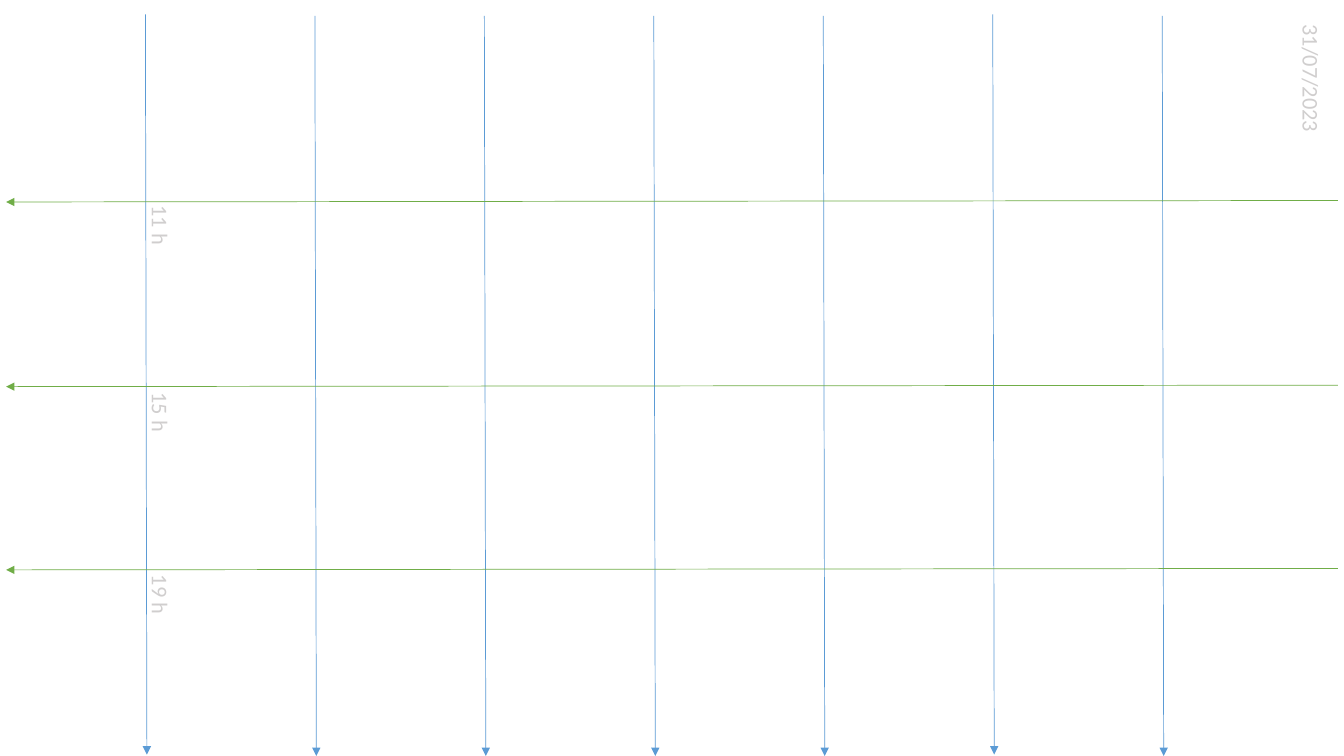
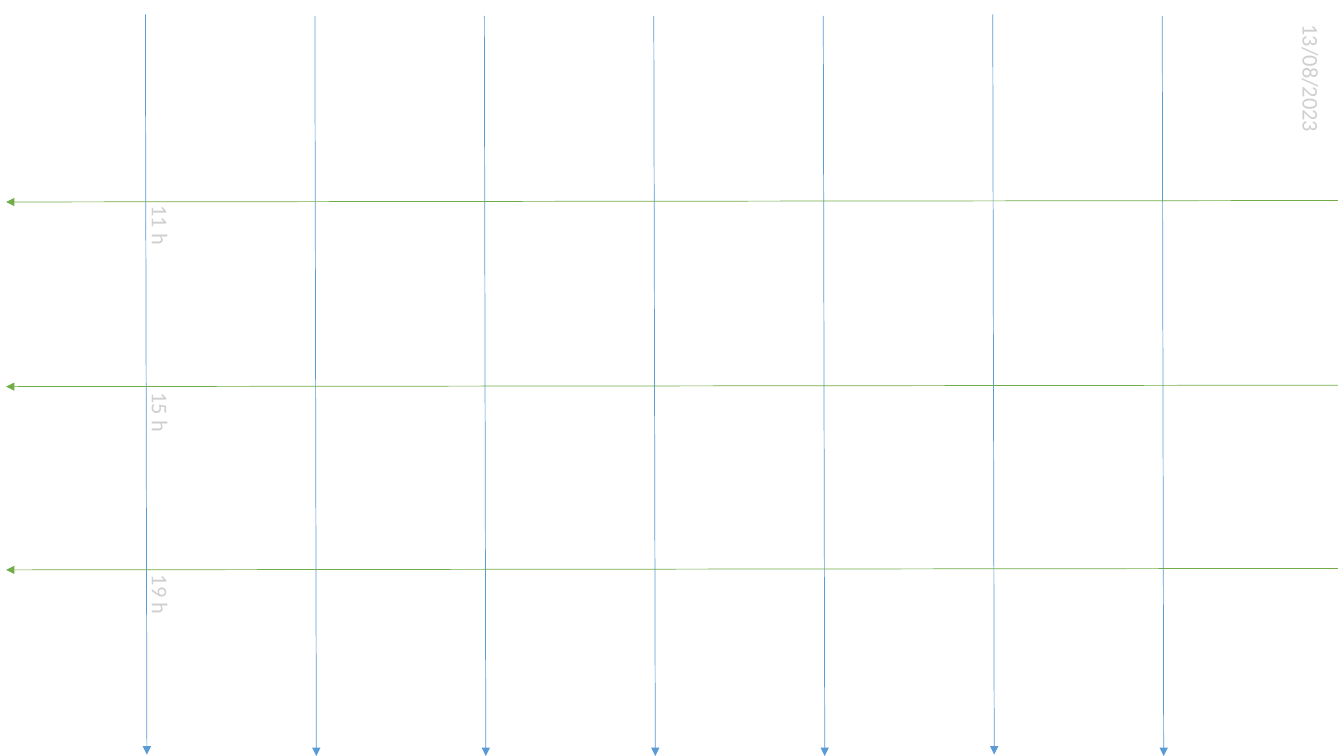
Before and after one commit to MUnilink/cubos, a slide deck: slide 1 of tempimento.pptx. Drawn at 1344x756 pixels with LibreOffice and Linux fonts; fonts in the diff are those of the drawing. Boxes give left, top, right and bottom in pixels: in the first picture for what was removed or moved away, otherwise in the second. Text is boxed around its words. In the diff, an @@ line names an element or a change of style, - is before the commit and + after.

```diff
--- a/tempimento.pptx
+++ b/tempimento.pptx
@@ text at box(1297, 37, 1324, 129): text changed @@
-31/07/2023
+13/08/2023
```
Also in this commit, not shown: 2 other files.
